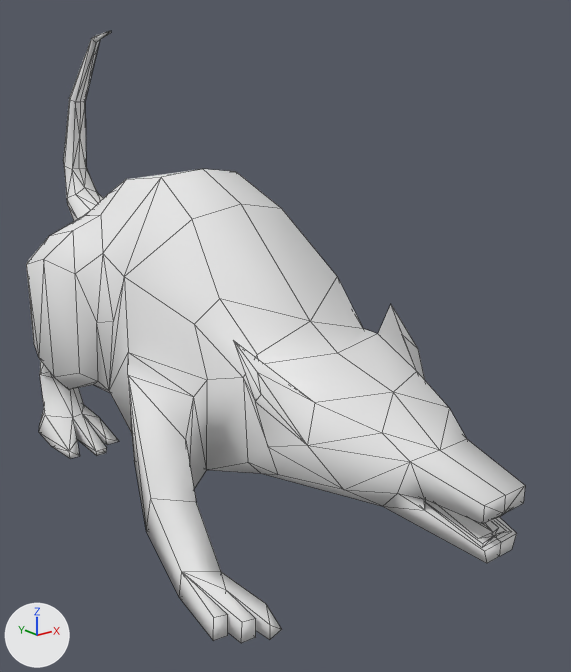
One commit to the FBX model Assets/Static Assets/Models/Enemy/Rat01/rat.fbx: the scene before it, then after it.
Both versions are drawn from a 50 mm lens placed at (-1.51, -2.367, 1.362), pointed at (0.119, -0.33, 0.547). The lights are fixed; the arrows at lower left show +X, +Y and +Z. Mesh edges are drawn as thin lines. Where no turn or scale is listed for an object, it has been applied to the vertices.

Names of what the first picture shows: 'Rat'.
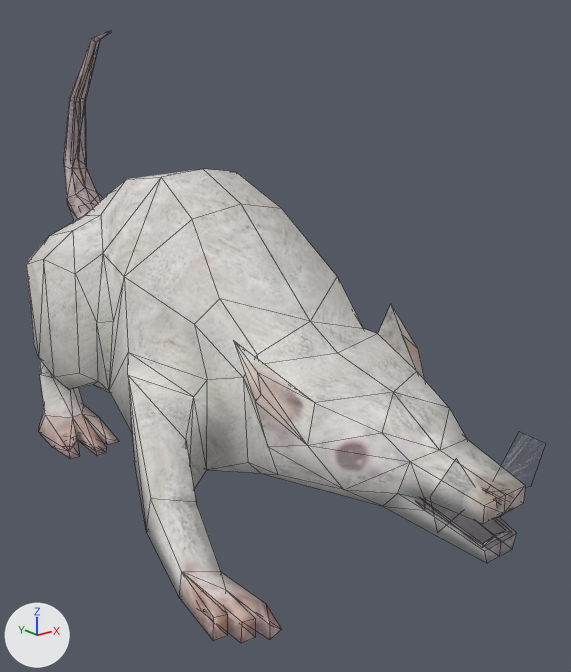
Commit message: Rat model

Location of each change, [x1, y1, x2, y2] in pixels of the pictures (571 x 672 px):
'Rat', surface changed, reshaped (white to grey)
    before: [26, 31, 525, 643]
    after: [26, 31, 530, 642]
part 1 of me_rat_001, deleted
    before: [440, 506, 497, 537]
part 2 of me_rat_001, added
    after: [445, 436, 530, 503]
part 3 of me_rat_001, surface changed (white to grey)
    both: [26, 33, 525, 642]

The change, as a list of edits to the scene's bpy script:
```text
Add img_rat_w_png:
    img_rat_w_png = load_image('Rat_W.png', '../../../Textures/Entities/Rat_W.png', 512, 512, 'Non-Color')
Change mat_giant_rat:
    add n2 = _N.new('ShaderNodeTexImage'); n2.name = 'Image Texture'
    add n2.image = img_rat_w_png
    add n3 = _N.new('ShaderNodeTexImage'); n3.name = 'Image Texture.001'
    add n3.image = img_rat_w_png
    where n0 = _N.new('ShaderNodeBsdfPrincipled'); n0.name = 'Principled BSDF'
    add _L.new(n2.outputs[0], n0.inputs[0])  # 'Color' to 'Base Color'
    add _L.new(n3.outputs[0], n0.inputs[4])  # 'Color' to 'Alpha'
Change me_rat_001:
    used by ob_rat; location = (0.0, 0.0, 0.0)
    verts and faces of me_rat_001; kept vertices keep their numbers, new ones are numbered from 361
    remove me_rat_001.from_pydata(...)  # 361 vertices, 514 faces; spans x -0.58..0.58, y -1.34..1.06, z 0.0..1.57
    add me_rat_001.from_pydata(...)  # 358 vertices, 506 faces; spans x -0.58..0.58, y -1.34..1.06, z 0.0..1.57
    me_rat_001 part 1: the loose piece of 11 vertices spanning x -0.05..0.05, y -1.32..-1.09, z 0.28..0.35 is deleted
    me_rat_001 part 2
    add verts[361] = (0.01, -1.28, 0.38)  # pixel (486, 492)
    add verts[362] = (0.19, -1.29, 0.35)
    add verts[363] = (0.12, -1.28, 0.52)
    add verts[364] = (0.23, -1.3, 0.46)
    add verts[365] = (-0.01, -1.28, 0.38)
    add verts[366] = (-0.19, -1.29, 0.35)
    add verts[367] = (-0.12, -1.28, 0.52)
    add verts[368] = (-0.23, -1.3, 0.46)
    add faces += [(361, 362, 364, 363), (365, 367, 368, 366)]
    me_rat_001 part 3: 504 kept faces spanning x -0.58..0.58, y -1.34..1.06, z 0.0..1.57 get new texture (UV) coordinates
```
